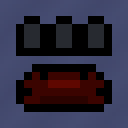
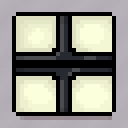
Comparing the layer stacks of the two 128x128 images. Changes:
hid "Alloy Inactive Placeholder" over [16, 16, 112, 112]
showed "Border Gray" over [12, 12, 116, 68]
added layer "Press Active" above "Furnace Back" over [12, 12, 116, 116]
showed "Furnace Back", painted on it over [0, 12, 116, 84]
showed "Black #3" over [24, 36, 100, 80]
showed "Furnace Bottom" over [20, 88, 108, 112]
showed "Black #5" over [16, 88, 112, 120]
showed "Dark Red #1" over [16, 16, 112, 112]
showed "Background" over [0, 0, 128, 128]
hid "Improbable" over [0, 0, 128, 128]
